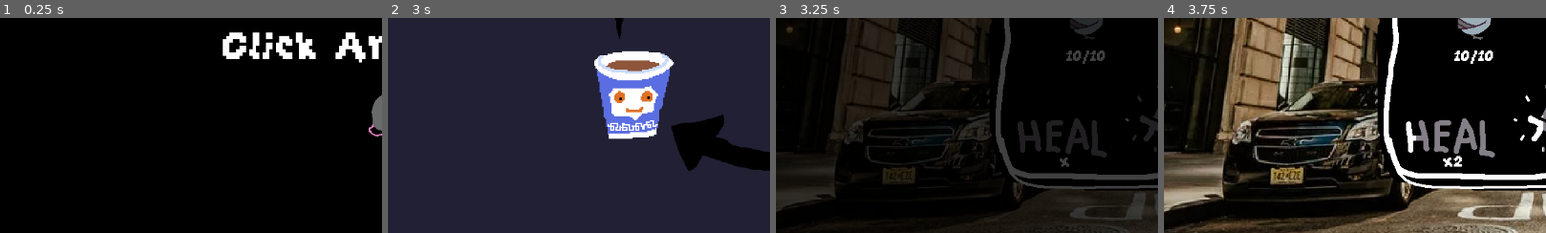
Above: before the commit, frames 1-4 (left to right).
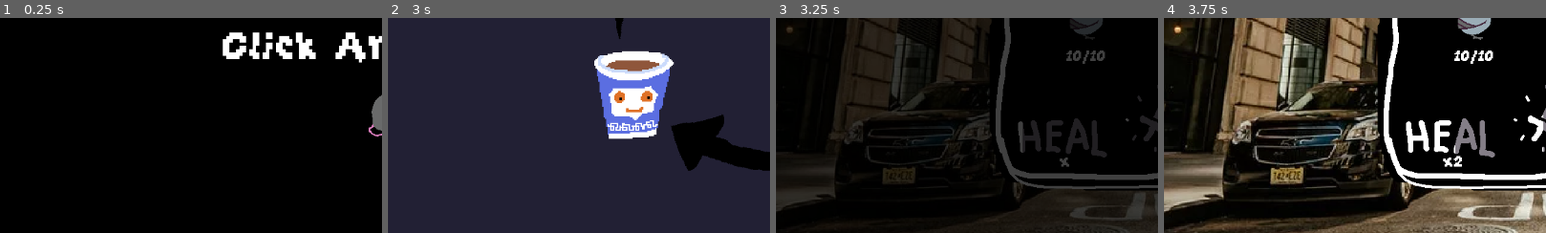
Above: after the commit, the same moments.

Repository: Stumpbeard/critters-doing-combat
Game: Godot game, scene res://game_shell.tscn
Two runs of this game, one before a commit and one after it. Both use one fixed random seed, a clock stepped at 60 frames per second and the inputs below.
Inputs (mouse positions are % of the whole screen's width and height, from its top left):
- Up to frame 1 (0.25 s): no input
- Up to frame 2 (3 s): tap Enter every 0.75 s from 0.5 to 2.75 s; move the mouse to (52, 16) at 0.52 s; hold Up 0.53-1.28 s; click (52, 16) at 0.67 s; move the mouse to (67, 68) at 1.27 s; hold Down 1.28-2.03 s; click (67, 68) at 1.42 s; move the mouse to (66, 68) at 2.02 s; hold Up from 2.03 s (still down); click (66, 68) at 2.17 s; move the mouse to (15, 37) at 2.77 s; click (15, 37) at 2.92 s
- Up to frame 3 (3.25 s): keep holding Up
- Up to frame 4 (3.75 s): move the mouse to (3, 4) at 3.52 s; release Up at 3.53 s; hold Down from 3.53 s (still down); click (3, 4) at 3.67 s
The pictures show only the part of the screen within x 0-50%, y 50-100%; the shares and areas given below are measured in that part.

Frames 1-2 are identical in both runs. In frame 3, 0.1% of the frame differs, in the area x 63-65%, y 48-63%; in frame 4, 0.7%, in the area x 66-77%, y 47-64%.

Commit message:
last minute bug fixes and balance adjustments

Diff:
--- a/credits.tscn
+++ b/credits.tscn
@@ -109,132 +109,143 @@
 [node name="TypingText3" parent="VBoxContainer" instance=ExtResource("2_s80x5")]
 layout_mode = 2
 text = "https://zak.town"
-label_settings = SubResource("LabelSettings_e6q4x")
+label_settings = SubResource("LabelSettings_ya80u")
 text_size = 32
 
 [node name="TypingText" parent="." instance=ExtResource("2_s80x5")]
 layout_mode = 0
 offset_left = 153.0
-offset_top = 295.0
+offset_top = 557.0
 offset_right = 941.0
-offset_bottom = 400.0
+offset_bottom = 662.0
 text = "\"Beauty Flow\" Kevin MacLeod (incompetech.com)
 Licensed under Creative Commons: By Attribution 4.0 License
 http://creativecommons.org/licenses/by/4.0/"
-label_settings = SubResource("LabelSettings_nrla6")
+label_settings = SubResource("LabelSettings_jlduk")
+text_size = 32
+reveal = false
+
+[node name="TypingText11" parent="." instance=ExtResource("2_s80x5")]
+layout_mode = 0
+offset_left = 167.0
+offset_top = 305.0
+offset_right = 955.0
+offset_bottom = 410.0
+text = "GrapeSoda font by fontenddev.com"
+label_settings = SubResource("LabelSettings_jlduk")
 text_size = 32
 reveal = false
 
 [node name="TypingText2" parent="." instance=ExtResource("2_s80x5")]
 layout_mode = 0
 offset_left = 25.0
-offset_top = 425.0
+offset_top = 687.0
 offset_right = 813.0
-offset_bottom = 530.0
+offset_bottom = 792.0
 text = "\"Chipper Doodle\" Kevin MacLeod (incompetech.com)
 Licensed under Creative Commons: By Attribution 4.0 License
 http://creativecommons.org/licenses/by/4.0/"
-label_settings = SubResource("LabelSettings_j6jkh")
+label_settings = SubResource("LabelSettings_l5f2l")
 text_size = 32
 reveal = false
 
 [node name="TypingText3" parent="." instance=ExtResource("2_s80x5")]
 layout_mode = 0
 offset_left = 256.0
-offset_top = 553.0
+offset_top = 815.0
 offset_right = 1044.0
-offset_bottom = 658.0
+offset_bottom = 920.0
 text = "\"Doobly Doo\" Kevin MacLeod (incompetech.com)
 Licensed under Creative Commons: By Attribution 4.0 License
 http://creativecommons.org/licenses/by/4.0/"
-label_settings = SubResource("LabelSettings_2g8ut")
+label_settings = SubResource("LabelSettings_u53pr")
 text_size = 32
 reveal = false
 
 [node name="TypingText4" parent="." instance=ExtResource("2_s80x5")]
 layout_mode = 0
 offset_left = 47.0
-offset_top = 680.0
+offset_top = 942.0
 offset_right = 835.0
-offset_bottom = 785.0
+offset_bottom = 1047.0
 text = "\"Jerry Five\" Kevin MacLeod (incompetech.com)
 Licensed under Creative Commons: By Attribution 4.0 License
 http://creativecommons.org/licenses/by/4.0/"
-label_settings = SubResource("LabelSettings_pk8q8")
+label_settings = SubResource("LabelSettings_y4hu8")
 text_size = 32
 reveal = false
 
 [node name="TypingText5" parent="." instance=ExtResource("2_s80x5")]
 layout_mode = 0
 offset_left = 358.0
-offset_top = 798.0
+offset_top = 1060.0
 offset_right = 1146.0
-offset_bottom = 903.0
+offset_bottom = 1165.0
 text = "\"Jet Fueled Vixen\" Kevin MacLeod (incompetech.com)
 Licensed under Creative Commons: By Attribution 4.0 License
 http://creativecommons.org/licenses/by/4.0/"
-label_settings = SubResource("LabelSettings_qt5go")
+label_settings = SubResource("LabelSettings_rwr7s")
 text_size = 32
 reveal = false
 
 [node name="TypingText6" parent="." instance=ExtResource("2_s80x5")]
 layout_mode = 0
 offset_left = 3.0
-offset_top = 922.0
+offset_top = 1184.0
 offset_right = 791.0
-offset_bottom = 1027.0
+offset_bottom = 1289.0
 text = "\"Morning\" Kevin MacLeod (incompetech.com)
 Licensed under Creative Commons: By Attribution 4.0 License
 http://creativecommons.org/licenses/by/4.0/"
-label_settings = SubResource("LabelSettings_ih7er")
+label_settings = SubResource("LabelSettings_b2eyv")
 text_size = 32
 reveal = false
 
 [node name="TypingText7" parent="." instance=ExtResource("2_s80x5")]
 layout_mode = 0
 offset_left = 84.0
-offset_top = 1059.0
+offset_top = 1321.0
 offset_right = 872.0
-offset_bottom = 1164.0
+offset_bottom = 1426.0
 text = "\"Pleasant Porridge\" Kevin MacLeod (incompetech.com)
 Licensed under Creative Commons: By Attribution 4.0 License
 http://creativecommons.org/licenses/by/4.0/"
-label_settings = SubResource("LabelSettings_3xycf")
+label_settings = SubResource("LabelSettings_52teo")
 text_size = 32
 reveal = false
 
 [node name="TypingText8" parent="." instance=ExtResource("2_s80x5")]
 layout_mode = 0
 offset_left = 176.0
-offset_top = 1192.0
+offset_top = 1454.0
 offset_right = 964.0
-offset_bottom = 1297.0
+offset_bottom = 1559.0
 text = "\"Salty Ditty\" Kevin MacLeod (incompetech.com)
 Licensed under Creative Commons: By Attribution 4.0 License
 http://creativecommons.org/licenses/by/4.0/"
-label_settings = SubResource("LabelSettings_godhh")
+label_settings = SubResource("LabelSettings_hugql")
 text_size = 32
 reveal = false
 
 [node name="TypingText9" parent="." instance=ExtResource("2_s80x5")]
 layout_mode = 0
 offset_left = 260.0
-offset_top = 1324.0
+offset_top = 1586.0
 offset_right = 1048.0
-offset_bottom = 1429.0
+offset_bottom = 1691.0
 text = "\"Video Dungeon Crawl\" Kevin MacLeod (incompetech.com)
 Licensed under Creative Commons: By Attribution 4.0 License
 http://creativecommons.org/licenses/by/4.0/"
-label_settings = SubResource("LabelSettings_3ybot")
+label_settings = SubResource("LabelSettings_w0ewi")
 text_size = 32
 reveal = false
 
 [node name="TypingText10" parent="." instance=ExtResource("2_s80x5")]
 layout_mode = 0
 offset_left = 169.0
-offset_top = 1652.0
+offset_top = 1914.0
 offset_right = 843.0
-offset_bottom = 2632.0
+offset_bottom = 2894.0
 text = "calm seawaves by Eelke
 Ocean Waves.wav by Noted451
 Hatch/Door Close by JustInvoke
@@ -263,19 +274,19 @@
 Select, Granted 04.wav by MATRIXXX_
 from https://freesound.org
 Licensed under Creative Commons"
-label_settings = SubResource("LabelSettings_ma2w7")
+label_settings = SubResource("LabelSettings_scdnk")
 text_size = 32
 reveal = false
 
 [node name="Thanks" parent="." instance=ExtResource("2_s80x5")]
 layout_mode = 0
 offset_left = 418.0
-offset_top = 2990.0
+offset_top = 3252.0
 offset_right = 734.0
-offset_bottom = 3124.0
+offset_bottom = 3386.0
 text = "THANKS FOR
 PLAYING!"
-label_settings = SubResource("LabelSettings_y28lm")
+label_settings = SubResource("LabelSettings_qimwp")
 text_size = 64
 reveal = false
 
--- a/heal_button.tscn
+++ b/heal_button.tscn
@@ -18,7 +18,7 @@
 [node name="HealButton" instance=ExtResource("1_mle5w")]
 script = ExtResource("2_hoord")
 heals = 1
-recharge_rate = 5.0
+recharge_rate = 1.0
 
 [node name="CollisionShape2D" parent="ActivationArea" index="0"]
 shape = SubResource("CapsuleShape2D_8lvrg")
--- a/shop_buy_menu.tscn
+++ b/shop_buy_menu.tscn
@@ -241,6 +241,7 @@
 
 [node name="ShopMovesBox" parent="." instance=ExtResource("6_mgwhr")]
 visible = false
+z_index = 1
 position = Vector2(443, 193)
 scale = Vector2(1e-05, 1e-05)
 
Not shown: 3 places in credits.tscn that only renumber resources
Binary file added: cursor.png
Not shown, added: cursor.png.import
Not shown: 2 places in ending.tscn that only renumber resources
Not shown: 2 places in heal_button.tscn that only renumber resources
